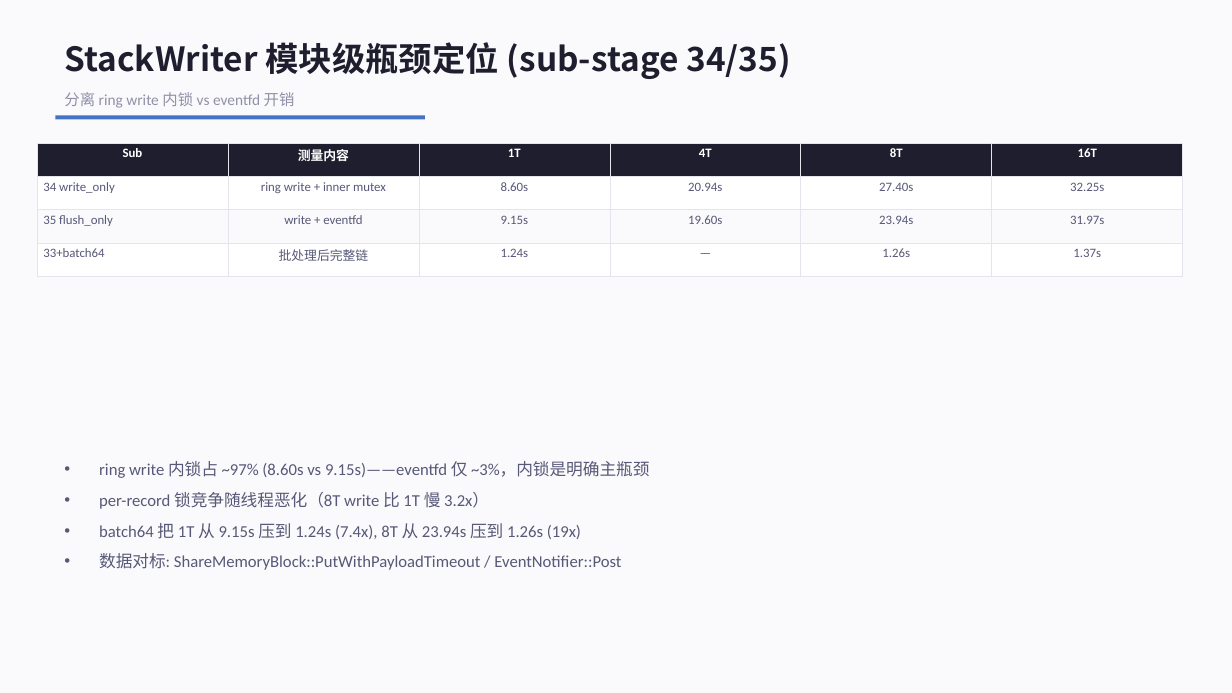
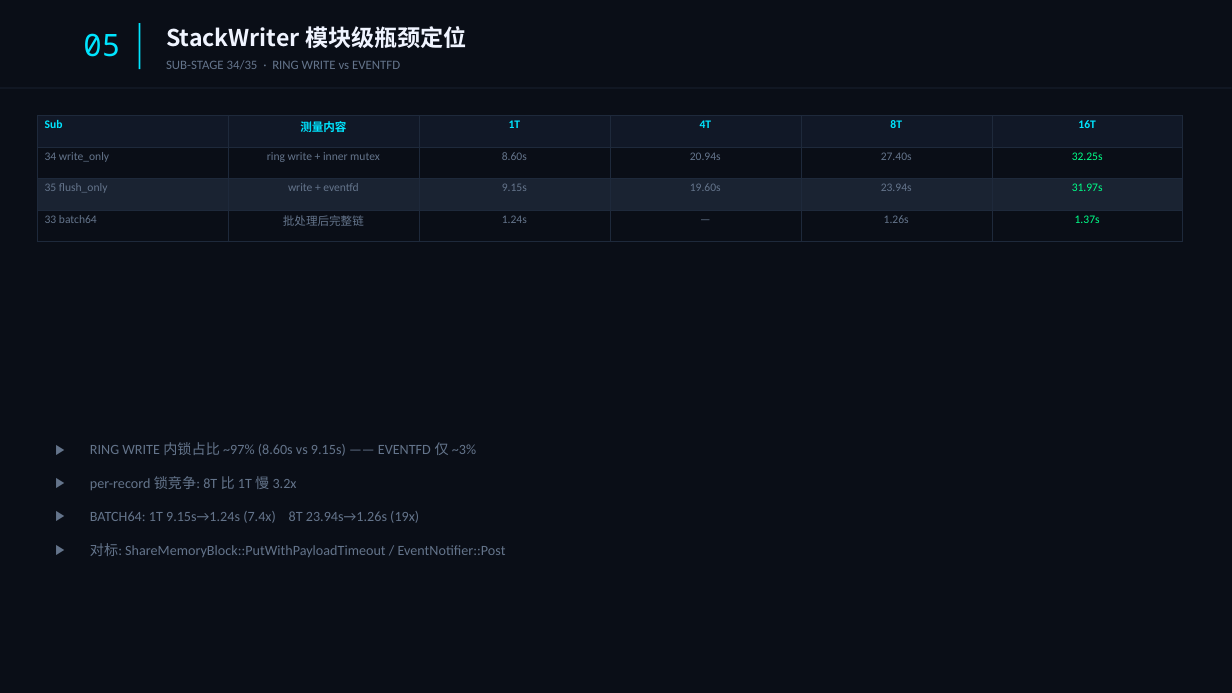
Before and after one commit to YiChiChen1106/Nativehook_linux_planb, a slide deck: slide 6 of presentation/native_hook_progress_2026-06-05.pptx. Drawn at 1232x693 pixels with LibreOffice and Linux fonts; fonts in the diff are those of the drawing. Boxes give left, top, right and bottom in pixels: in the first picture for what was removed or moved away, otherwise in the second. Text is boxed around its words. In the diff, an @@ line names an element or a change of style, - is before the commit and + after.

```diff
--- a/presentation/native_hook_progress_2026-06-05.pptx
+++ b/presentation/native_hook_progress_2026-06-05.pptx
@@ background #FAFAFC to #0A0E17 @@
@@ rectangle added at (x1=139, y1=23, x2=140, y2=69), fill #00E5FF @@
@@ text at (x1=166, y1=26, x2=467, y2=48): text changed; size 26 to 18 pt; text colour #1E1E2E to #F0F4FF @@
-StackWriter 模块级瓶颈定位 (sub-stage 34/35)
+StackWriter 模块级瓶颈定位
@@ text added at (x1=83, y1=33, x2=120, y2=57), 24 pt, text #00E5FF @@
+05
@@ rectangle added at (x1=0, y1=88, x2=1232, y2=89), fill #1E293B @@
@@ text at (x1=166, y1=60, x2=400, y2=69): text changed; size 12 to 10 pt; text colour #9090A8 to #64748B @@
-分离 ring write 内锁 vs eventfd 开销
+SUB-STAGE 34/35 · RING WRITE vs EVENTFD
@@ table at (x1=37, y1=116, x2=1185, y2=230) @@
-row 4, column 1: 33+batch64
+row 4, column 1: 33 batch64
@@ fill #1E1E2E to #111827 in row 1 @@
@@ fill #FFFFFF to #0A0E17 in 12 cells @@
@@ fill #FAFAFC to #1A2332 in row 3 @@
@@ size 10 to 9 pt @@
@@ text colour #FFFFFF to #00E5FF in "Sub", "测量内容", "1T", "4T" and 2 more places @@
@@ text colour #585878 to #64748B in "34 write_only", "ring write + inner mutex", "8.60s", "20.94s" and 10 more places @@
@@ text colour #585878 to #00FF88 in "32.25s", "31.97s", "1.37s" @@
@@ alignment centre to left @@
@@ borders changed @@
@@ table resized from (x1=37, y1=143, x2=1185, y2=265) to (x1=37, y1=116, x2=1185, y2=230) @@
@@ rectangle removed at (x1=55, y1=116, x2=425, y2=119) @@
@@ text at (x1=90, y1=442, x2=506, y2=557): text changed; size 13 to 11 pt; text colour #585878 to #64748B @@
-• ring write 内锁占 ~97% (8.60s vs 9.15s)——eventfd 仅 ~3%，内锁是明确主瓶颈
-• per-record 锁竞争随线程恶化（8T write 比 1T 慢 3.2x）
-• batch64 把 1T 从 9.15s 压到 1.24s (7.4x), 8T 从 23.94s 压到 1.26s (19x)
-• 数据对标: ShareMemoryBlock::PutWithPayloadTimeout / EventNotifier::Post
+▶ RING WRITE 内锁占比 ~97% (8.60s vs 9.15s) —— EVENTFD 仅 ~3%
+▶ per-record 锁竞争: 8T 比 1T 慢 3.2x
+▶ BATCH64: 1T 9.15s→1.24s (7.4x) 8T 23.94s→1.26s (19x)
+▶ 对标: ShareMemoryBlock::PutWithPayloadTimeout / EventNotifier::Post
```
Also in this commit, not shown: 8 other slides changed, 1 slide added, 1 slide removed, 1 other file.
